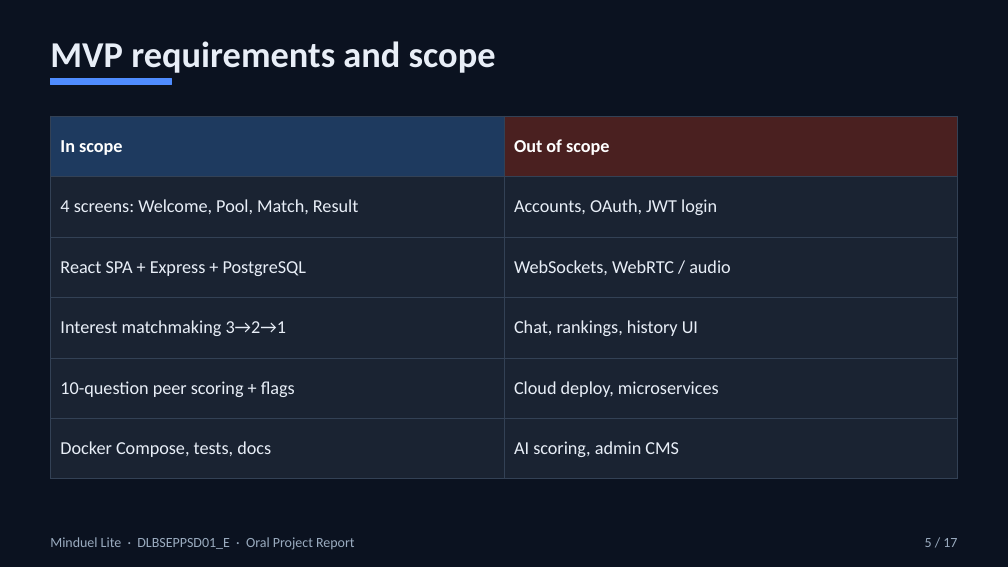
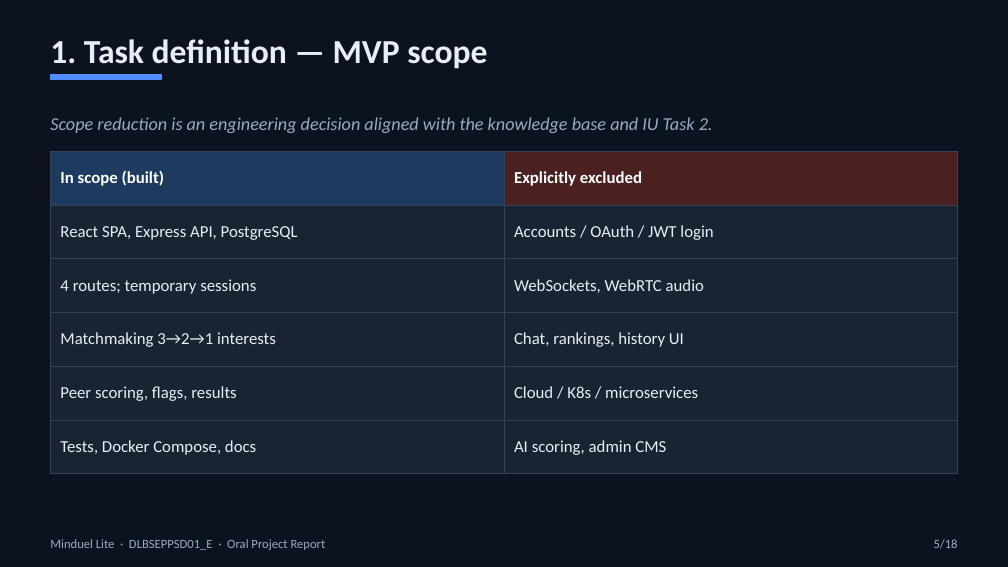
Before and after one commit to MahmoudBKanaan/MiduelLite, a slide deck: slide 5 of docs/presentation/MinduelLite-Oral-Project-Report.pptx. Drawn at 1008x567 pixels with LibreOffice and Linux fonts; fonts in the diff are those of the drawing. Boxes give left, top, right and bottom in pixels: in the first picture for what was removed or moved away, otherwise in the second. Text is boxed around its words. In the diff, an @@ line names an element or a change of style, - is before the commit and + after.

Commit message:
Strengthen oral presentation: APA figures/bibliography, GitHub title block, process focus.

```diff
--- a/docs/presentation/MinduelLite-Oral-Project-Report.pptx
+++ b/docs/presentation/MinduelLite-Oral-Project-Report.pptx
@@ text at (x1=50, y1=39, x2=487, y2=69): text changed; size 26 to 24 pt @@
-MVP requirements and scope
+1. Task definition — MVP scope
@@ rectangle resized from (x1=50, y1=79, x2=171, y2=85) to (x1=50, y1=75, x2=161, y2=80) @@
@@ text added at (x1=50, y1=117, x2=713, y2=133), 13 pt, text #9AABBF, italic @@
+Scope reduction is an engineering decision aligned with the knowledge base and IU Task 2.
@@ table at (x1=50, y1=151, x2=958, y2=474) @@
-row 1, column 1: In scope
+row 1, column 1: In scope (built)
-row 1, column 2: Out of scope
+row 1, column 2: Explicitly excluded
-row 2, column 1: 4 screens: Welcome, Pool, Match, Result
+row 2, column 1: React SPA, Express API, PostgreSQL
-row 2, column 2: Accounts, OAuth, JWT login
+row 2, column 2: Accounts / OAuth / JWT login
-row 3, column 1: React SPA + Express + PostgreSQL
+row 3, column 1: 4 routes; temporary sessions
-row 3, column 2: WebSockets, WebRTC / audio
+row 3, column 2: WebSockets, WebRTC audio
-row 4, column 1: Interest matchmaking 3→2→1
+row 4, column 1: Matchmaking 3→2→1 interests
-row 5, column 1: 10-question peer scoring + flags
+row 5, column 1: Peer scoring, flags, results
-row 5, column 2: Cloud deploy, microservices
+row 5, column 2: Cloud / K8s / microservices
-row 6, column 1: Docker Compose, tests, docs
+row 6, column 1: Tests, Docker Compose, docs
@@ size 13 to 12 pt in "Chat, rankings, history UI", "AI scoring, admin CMS" @@
@@ table resized from (x1=50, y1=116, x2=958, y2=479) to (x1=50, y1=151, x2=958, y2=474) @@
@@ text "Minduel Lite · DLBSEPPSD01_E · ..." at (x1=50, y1=539, x2=326, y2=550): size 10 to 9 pt @@
@@ text at (x1=934, y1=539, x2=958, y2=549): text changed; size 10 to 9 pt @@
-5 / 17
+5/18
```
Also in this commit, not shown: 8 other slides changed, 9 slides added, 8 slides removed, 2 other files.
